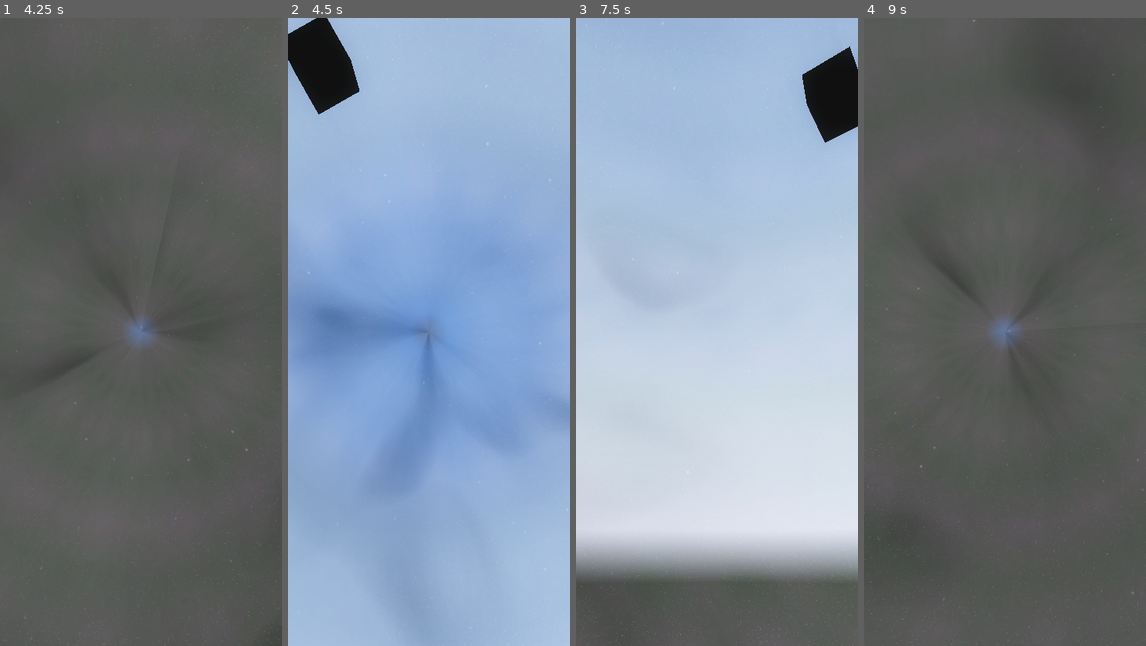
Above: before the commit, frames 1-4 (left to right).
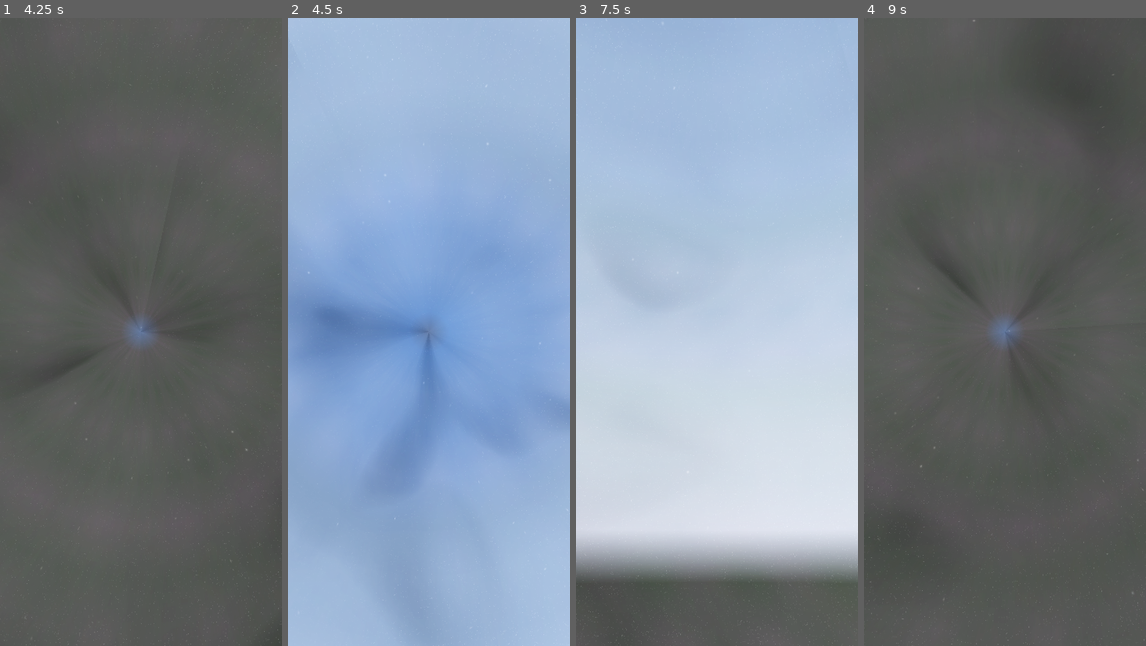
Above: after the commit, the same moments.

Repository: Capstone-Mystery-Machine/spotnik
Game: Godot game, scene res://scenes/worldspawn.tscn
Two runs of this game, one before a commit and one after it. Both use one fixed random seed, a clock stepped at 60 frames per second and the inputs below. A sky picture missing from this copy of the repository is replaced by a grey-blue gradient.
Inputs (mouse positions are in pixels of both pictures, inside the frame that each line leads up to):
- Up to frame 1 (4.25 s): tap Enter at 0.5, 2, 3.5 s; move the mouse to (203, 300) at 0.52 s; press the mouse at (203, 300) at 0.53 s; tap Space at 1.25, 2.75 s; move the mouse to (126, 332) at 1.27 s; release the mouse at (126, 332) at 1.28 s; tap I at 1.35, 2.85 s; move the mouse to (169, 193) at 2.02 s; press the mouse at (169, 193) at 2.03 s; move the mouse to (138, 344) at 2.77 s; release the mouse at (138, 344) at 2.78 s; move the mouse to (225, 426) at 3.52 s; press the mouse at (225, 426) at 3.53 s
- Up to frame 2 (4.5 s): tap Space at 4.25 s; move the mouse to (406, 325) at 4.27 s; release the mouse at (406, 325) at 4.28 s; tap I at 4.35 s
- Up to frame 3 (7.5 s): move the mouse to (731, 332) at 5.02 s; press the mouse at (731, 332) at 5.03 s; move the mouse to (705, 319) at 5.77 s; release the mouse at (705, 319) at 5.78 s; tap I at 5.85, 7.35 s; move the mouse to (779, 300) at 6.52 s; press the mouse at (779, 300) at 6.53 s; move the mouse to (702, 332) at 7.27 s; release the mouse at (702, 332) at 7.28 s
- Up to frame 4 (9 s): move the mouse to (1033, 193) at 8.02 s; press the mouse at (1033, 193) at 8.03 s; move the mouse to (1002, 344) at 8.77 s; release the mouse at (1002, 344) at 8.78 s; tap I at 8.85 s

Frame 1 is identical in both runs. In frame 2, 2.5% of the frame differs, in the area x 0-26%, y 0-16%; in frame 3, 2.1%; in frame 4, nothing differs.
Error after the commit: Trying to assign value of type 'Nil' to a variable of type 'Array'. (res://scenes/satellite_manager.gd:17)

Commit message:
Http requests (#106)
* dumb fix now ui works

* http request for satellite data

* delete http request script

Diff:
--- a/scenes/satellite_manager.gd
+++ b/scenes/satellite_manager.gd
@@ -1,36 +1,21 @@
 extends Node3D
 
 @export var landmark_scene: PackedScene
-@export var json_path: String = "res://satellites/satellites.json"
+@export var json_url: String = "http://localhost:8080/satellites/satellites.json"
 
 var satellite_data: Array = []
 
-## Represents the distance the satellite nodes will
-## spawn from the camera.
 @export var spawn_radius: float = 10
 
 
 func _ready() -> void:
-	load_satellite_data()
-	spawn_all_landmarks()
+	$HTTPRequest.request_completed.connect(_on_request_completed)
+	$HTTPRequest.request(json_url)
 
 
-func load_satellite_data() -> void:
-	if not FileAccess.file_exists(json_path):
-		push_error("JSON file not found at: " + json_path)
-		return
-
-	var file = FileAccess.open(json_path, FileAccess.READ)
-	var json_text = file.get_as_text()
-	file.close()
-
-	var parsed = JSON.parse_string(json_text)
-
-	if typeof(parsed) != TYPE_ARRAY:
-		push_error("JSON format invalid!")
-		return
-
-	satellite_data = parsed
+func _on_request_completed(_result: int, _code: int, _headers: PackedStringArray, body: PackedByteArray) -> void:
+	satellite_data = JSON.parse_string(body.get_string_from_utf8())
+	spawn_all_landmarks()
 
 
 func spawn_all_landmarks() -> void:
--- a/scenes/satellite_manager.tscn
+++ b/scenes/satellite_manager.tscn
@@ -4,3 +4,5 @@
 
 [node name="Satellite Manager" type="Node3D"]
 script = ExtResource("1_ithk4")
+
+[node name="HTTPRequest" type="HTTPRequest" parent="."]
